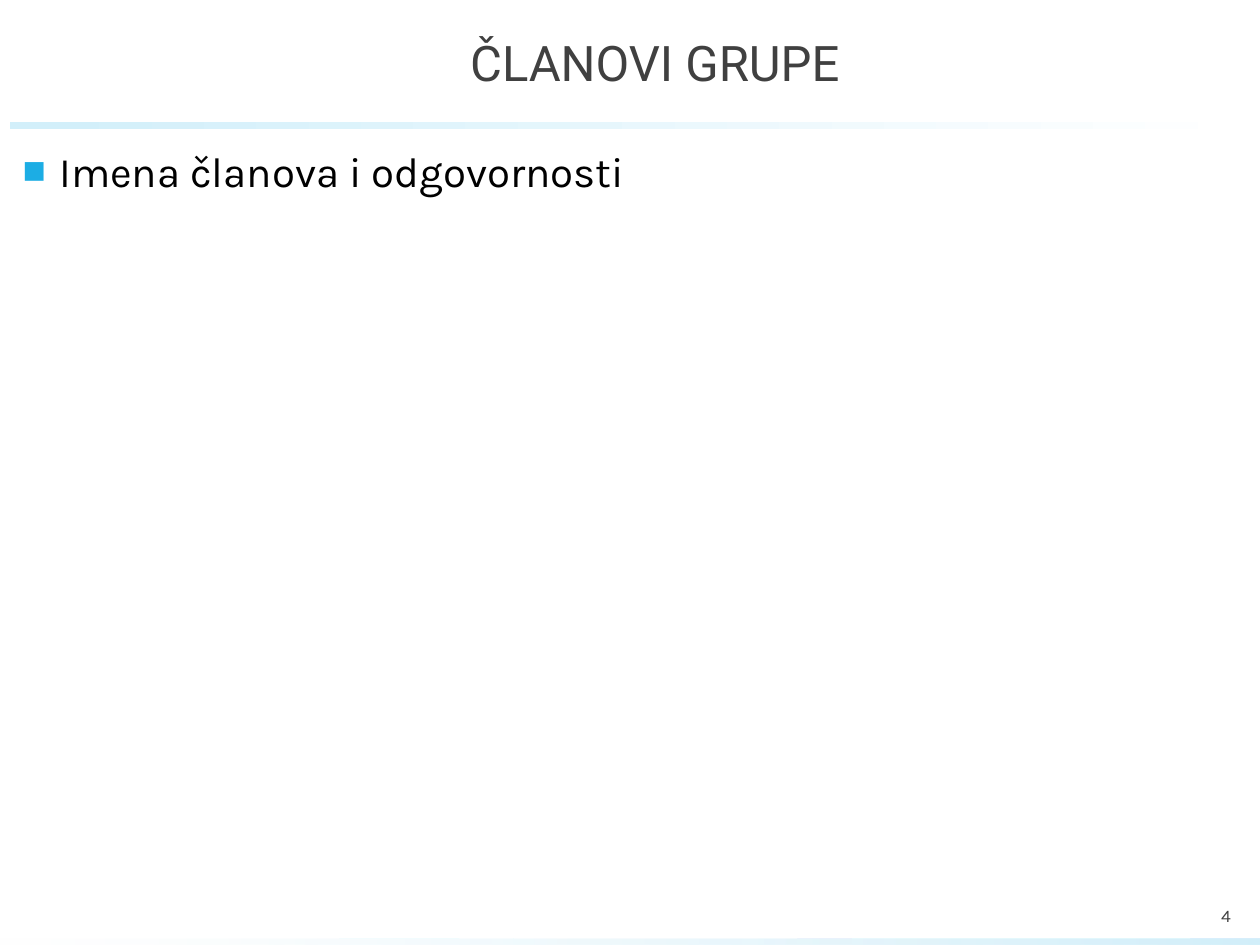
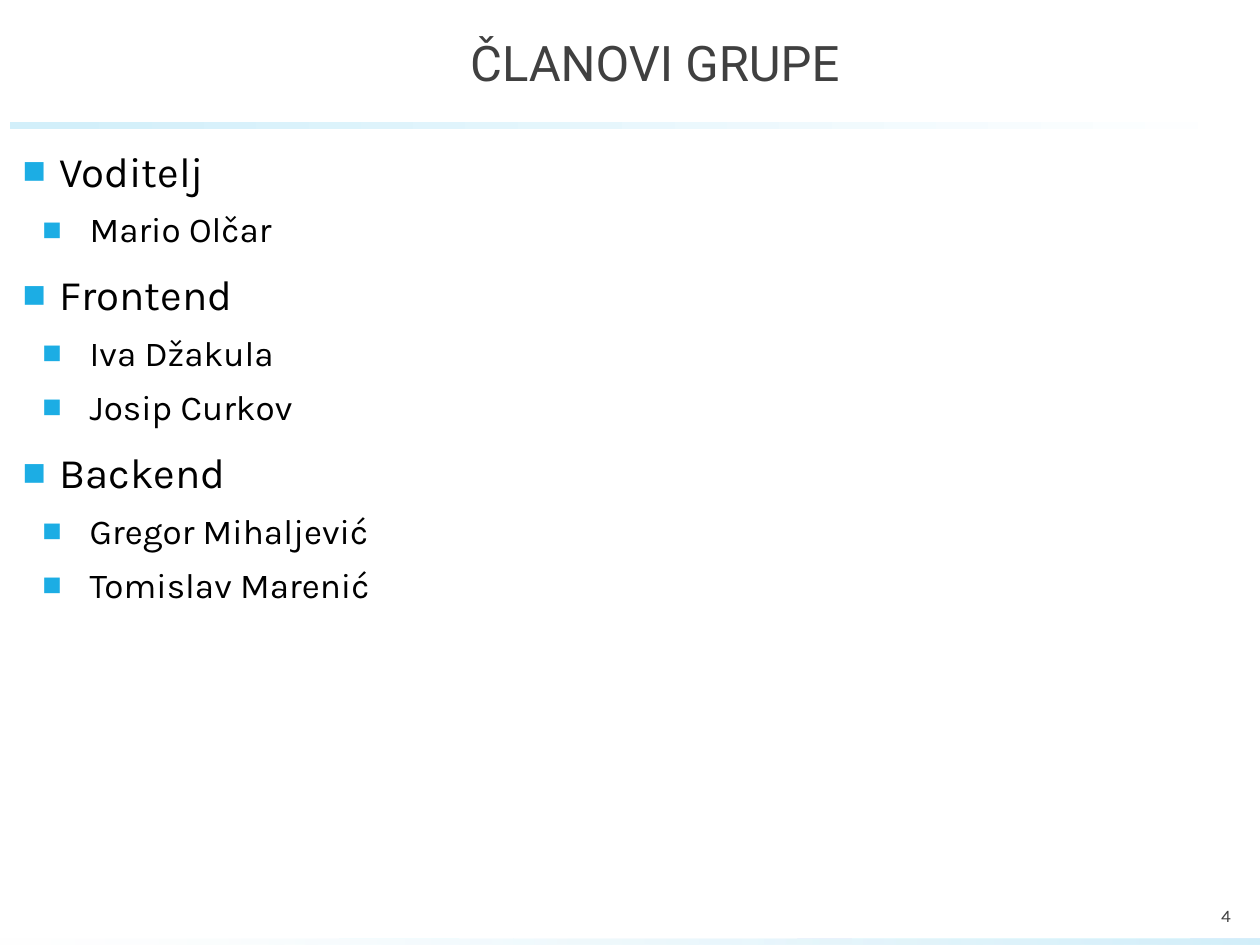
Before and after one commit to marioolcar/BADELPADEL, a slide deck: slide 4 of PROINZ_TG18.1_BadelPadel_PlayPadel.pptx. Drawn at 1260x945 pixels with LibreOffice and Linux fonts; fonts in the diff are those of the drawing; background and template pictures are left out. Boxes give left, top, right and bottom in pixels: in the first picture for what was removed or moved away, otherwise in the second. Text is boxed around its words. In the diff, an @@ line names an element or a change of style, - is before the commit and + after.

```diff
--- a/PROINZ_TG18.1_BadelPadel_PlayPadel.pptx
+++ b/PROINZ_TG18.1_BadelPadel_PlayPadel.pptx
@@ text at <box>59,158,369,599</box>: text changed; size 24 to 20 pt @@
-■ Imena članova i odgovornosti
+■ Voditelj
+  ■ Mario Olčar
+■ Frontend
+  ■ Iva Džakula
+  ■ Josip Curkov
+■ Backend
+  ■ Gregor Mihaljević
+  ■ Tomislav Marenić
```
Also in this commit, not shown: 4 other slides changed, 5 slides added, 3 slides removed.
